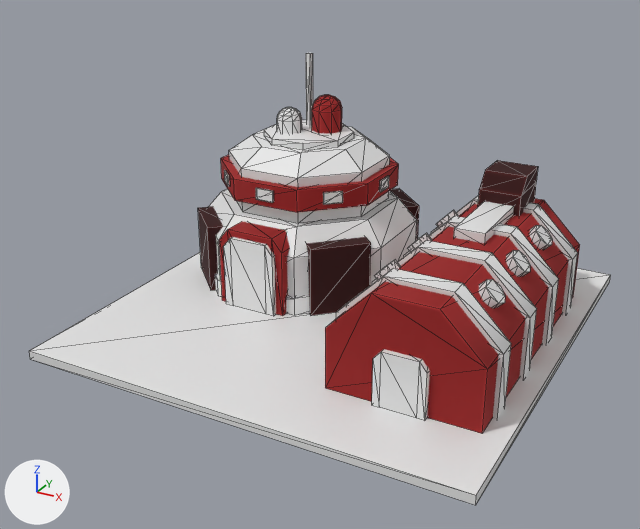
An edit to the FBX model Assets/_Project/Art/Models/Building/struct_Barracks_A_yup.fbx, drawn before and after from the same camera.
Rendered twice from a camera (50 mm lens) standing at (8.44, -16.57, 9.49) and looking at (-0.2, -0.85, 1.63). The axes (+X, +Y, +Z) are drawn at lower left. The lights are the same throughout. The picture after the commit comes second. Mesh edges are drawn as thin lines. Where no turn or scale is listed for an object, it has been applied to the vertices.

Script lines for the objects in view, before the commit:
```python
me_mesh_007 = bpy.data.meshes.new('Mesh.007')
me_mesh_007.from_pydata(...)  # 520 vertices, 732 faces; spans x -5.0..5.0, y -5.0..5.0, z 0.0..5.56
# faces by material slot: [550, 182]
me_mesh_007.materials.append(mat_actormaterial)  # white #e7e7e7
me_mesh_007.materials.append(mat_actorcolor)  # picture img_txtr_canopus_iii_set01_red_diff_png
ob_struct_barracks_a_yup = bpy.data.objects.new('struct_Barracks_A_yup', me_mesh_007)
ob_struct_barracks_a_yup.location = (0.0, 0.0, 0.0)
```
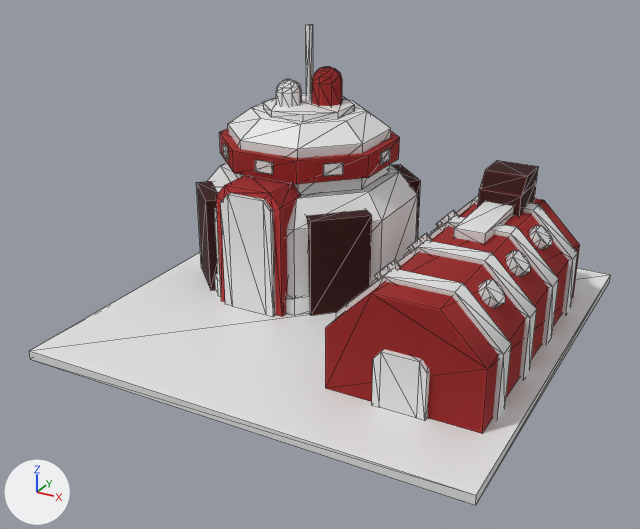
Where the change shows, as pixel boxes (x1, y1, x2, y2) in the pictures (640 x 529 px; the box of a moved part takes in the faces that stretch with it):
'struct_Barracks_A_yup', reshaped (6% taller)
    before: (29, 53, 611, 505)
    after: (29, 24, 611, 505)
'struct_Barracks_Door', added
    after: (221, 193, 276, 317)
part 1 of me_mesh_007, moved or reshaped
    before: (221, 155, 399, 212)
    after: (219, 129, 400, 184)
part 2 of me_mesh_007, moved or reshaped
    before: (229, 127, 390, 223)
    after: (228, 100, 391, 195)
part 3 of me_mesh_007, moved or reshaped
    before: (256, 188, 274, 203)
    after: (255, 160, 273, 174)
part 4 of me_mesh_007, moved or reshaped
    before: (323, 191, 343, 204)
    after: (323, 162, 343, 176)
part 5 of me_mesh_007, moved or reshaped
    before: (224, 170, 229, 187)
    after: (223, 143, 228, 160)
part 6 of me_mesh_007, moved or reshaped
    before: (379, 176, 389, 192)
    after: (380, 149, 390, 165)
part 7 of me_mesh_007, added
    after: (263, 94, 354, 121)
part 8 of me_mesh_007, moved or reshaped
    before: (306, 53, 313, 126)
    after: (305, 24, 313, 99)
part 9 of me_mesh_007, moved or reshaped
    before: (277, 107, 302, 134)
    after: (276, 79, 302, 106)
part 10 of me_mesh_007, rebuilt (not visible afterwards)
    before: (223, 237, 276, 316)
part 11 of me_mesh_007, rebuilt
    before: (219, 221, 290, 316)
    after: (216, 175, 301, 316)
part 12 of me_mesh_007, deleted (red)
    before: (312, 95, 342, 134)
part 13 of me_mesh_007, moved or reshaped
    before: (198, 189, 419, 316)
    after: (196, 163, 421, 316)
part 14 of me_mesh_007, built on
    before: (264, 120, 354, 149)
    after: (312, 67, 342, 106)

What changed in the scene script:
```text
Change me_mesh_007:
    used by ob_struct_barracks_a_yup; location = (0.0, 0.0, 0.0)
    remove me_mesh_007.from_pydata(...)  # 520 vertices, 732 faces; spans x -5.0..5.0, y -5.0..5.0, z 0.0..5.56
    add me_mesh_007.from_pydata(...)  # 524 vertices, 738 faces; spans x -5.0..5.0, y -5.0..5.0, z 0.0..6.23
    me_mesh_007 part 1: the loose piece of 16 vertices spanning x -3.99..0.09, y -0.29..3.79, z 2.51..3.04 is moved by (0.0, 0.0, 0.67)
    me_mesh_007 part 2: the loose piece of 24 vertices spanning x -3.79..-0.11, y -0.09..3.59, z 2.17..3.66 is moved by (0.0, 0.0, 0.67)
    me_mesh_007 part 3: the loose piece of 8 vertices spanning x -2.18..-1.72, y -0.33..-0.28, z 2.65..2.92 is moved by (0.0, 0.0, 0.67)
    me_mesh_007 part 4: the loose piece of 8 vertices spanning x -0.68..-0.32, y 0.12..0.48, z 2.65..2.92 is moved by (0.0, 0.0, 0.67)
    me_mesh_007 part 5: the loose piece of 8 vertices spanning x -3.58..-3.22, y 0.12..0.48, z 2.65..2.92 is moved by (0.0, 0.0, 0.67)
    me_mesh_007 part 6: the loose piece of 8 vertices spanning x 0.08..0.13, y 1.52..1.98, z 2.65..2.92 is moved by (0.0, 0.0, 0.67)
    me_mesh_007 part 7: the loose piece of 16 vertices spanning x -2.97..-0.93, y 0.73..2.77, z 3.64..3.8 is copied, and the copy is moved by (0.0, 0.0, 0.67); it spans x -2.97..-0.93, y 0.73..2.77, z 4.32..4.47
    me_mesh_007 part 8: the loose piece of 8 vertices spanning x -2.28..-2.15, y 2.2..2.32, z 3.74..5.56 is moved by (0.0, 0.0, 0.67)
    me_mesh_007 part 9: the loose piece of 40 vertices spanning x -2.7..-2.07, y 1.26..1.89, z 3.63..4.36 is moved by (0.0, 0.0, 0.67)
    me_mesh_007 part 10: the loose piece of 14 vertices spanning x -2.61..-1.29, y -1.09..-0.85, z 0.2..1.91 is rebuilt with 8 vertices and now spans x -2.61..-1.29, y -0.89, z 0.2..2.98
    me_mesh_007 part 11: the loose piece of 14 vertices spanning x -2.79..-1.1, y -0.98..-0.28, z 0.2..2.07 is rebuilt with 24 vertices and now spans x -2.79..-1.1, y -1.02..-0.09, z 0.2..3.14
    me_mesh_007 part 12: the loose piece of 40 vertices spanning x -2.0..-1.24, y 1.69..2.46, z 3.76..4.65 is deleted
    me_mesh_007 part 13
    32 vertices in x -4.45..0.55, y -0.75..4.25, z 1.61..2.17 move by (0.0, 0.0, 0.67)
    me_mesh_007 part 14
    15 vertices are removed from x -2.97..-0.93, y 0.73..2.77, z 3.64..3.8
    22 faces are deleted
    1 vertex moves from x -2.37, y 0.73, z 3.8 to x -1.35, y 2.35, z 5.0
    32 vertices are added at x -2.0..-1.24, y 1.69..2.46, z 4.44..5.32
    7 new vertices lie (0.0, 0.0, 0.56) away from vertices in x -2.0..-1.24, y 1.69..2.46, z 4.44
    70 new faces join them, mat_actorcolor (picture img_txtr_canopus_iii_set01_red_diff_png)
    other edits to the shape of me_mesh_007 do not show in these pictures
Add me_mesh_195:
    me_mesh_195.from_pydata([(-0.44, -0.12, 2.99), (0.49, -0.12, 2.99), (0.49, 0.12, 2.99), (-0.44, 0.12, 2.99), (-0.44, -0.12, 0.21), (0.49, -0.12, 0.21), (0.68, -0.12, 0.21), (0.68, 0.12, 0.21), (0.68, 0.12, 2.75), (0.68, -0.12, 2.75), (-0.64, 0.12, 0.21), (-0.64, -0.12, 0.21), (-0.64, -0.12, 2.75), (-0.64, 0.12, 2.75)], [], [(1, 2, 3), (3, 0, 1), (5, 1, 0), (0, 4, 5), (6, 7, 8), (8, 9, 6), (10, 11, 12), (12, 13, 10), (9, 8, 2), (2, 1, 9), (13, 12, 0), (0, 3, 13), (6, 9, 1), (1, 5, 6), (12, 11, 4), (4, 0, 12)])
    me_mesh_195.materials.append(mat_actormaterial)  # white #e7e7e7
Add ob_struct_barracks_door:
    ob_struct_barracks_door = bpy.data.objects.new('struct_Barracks_Door', me_mesh_195)
    ob_struct_barracks_door.location = (-1.96, -1.02, 0.0)
```
